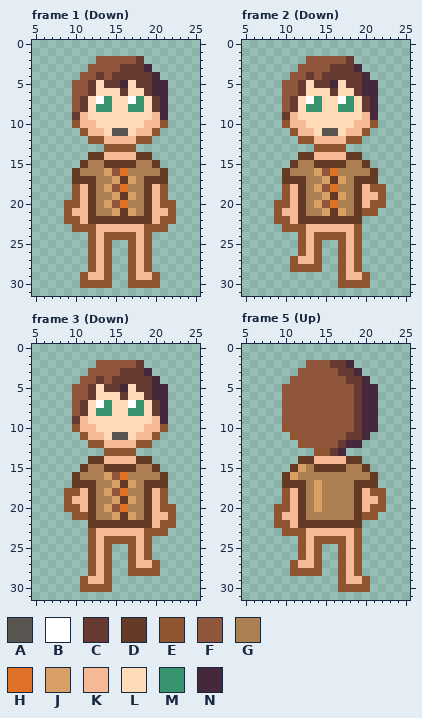
Edited in one commit: pixel-art file (external/Human.ase). The picture above is the old version.
32x32 pixels, 12 frames. Shown: frame 1 (Down): x 5..25, y 0..31; frame 2 (Down): x 5..25, y 0..31; frame 3 (Down): x 5..25, y 0..31; frame 5 (Up): x 5..25, y 0..31. The commit also changed other frames, which this record leaves out.
Visible layers, top first: "ClothTopA", "Hair", "Body".
Palette (. is transparent): A #595652  B #ffffff  C #663931  D #653a25  E #8f5531  F #8f563b  G #ab7f51  H #df7126  J #d9a066  K #f5ba95  L #ffdbb8  M #37946e  N #45283c
Pixels before, frame 1 (Down), first column x 9:
 2 ....FFFFFC....
 3 ...FFFFCCCN...
 4 ..FFCFCCCCCN..
 5 .FFCLCCNLCCNN.
 6 .FFCLLLCLLCNN.
 7 .FCLBMLLBMLCN.
 8 .FCLMMLLMMLCN.
 9 .CKLLLLLLLLKN.
10 .EKKLLLLLLKKE.
11 ..EKKLAALKKE..
12 ...EEKKKKEE...
13 .....EEEE.....
14 ...DDKKKKDD...
15 ..DGGDDDDGGD..
16 .DGGGJFHGGGGD.
17 .DDDGGJDJGDDD.
18 .EKDGJFHGGDKE.
19 .EKDGGJDJGDKE.
20 EEKDGJFHGGDKEE
21 EKKDGGJDJGDKKE
22 EEKDDDDDDDDKEE
23 .EEEKKKKKKEEE.
24 ...EKEEEEKE...
25 ...EKE..EKE...
26 ...EKE..EKE...
27 ...EKE..EKE...
28 ...EKE..EKE...
29 ..EKKE..EKKE..
30 ..EEEE..EEEE..
Pixels before, frame 2 (Down), first column x 9:
 2 ....FFFFFC....
 3 ...FFFFCCCN...
 4 ..FFCFCCCCCN..
 5 .FFCLCCNLCCNN.
 6 .FFCLLLCLLCNN.
 7 .FCLBMLLBMLCN.
 8 .FCLMMLLMMLCN.
 9 .CKLLLLLLLLKN.
10 .EKKLLLLLLKKE.
11 ..EKKLAALKKE..
12 ...EEKKKKEE...
13 .....EEEE.....
14 ...DDKKKKDD...
15 ..DGGDDDDGGD..
16 .DGGGJFHGGGGD.
17 .DDDGGJDJGDDD.
18 .EKDGJFHGGDKEE
19 .EKDGGJDJGDKKE
20 EEKDGJFHGGDKEE
21 EKKDGGJDJGDEE.
22 EEKDDDDDDDD...
23 .EEEKKKKKKE...
24 ...EKEEEEKE...
25 ...EKE..EKE...
26 ...EKE..EKE...
27 ..EKKE..EKE...
28 ..EEEE..EKE...
29 ........EKKE..
30 ........EEEE..
Pixels before, frame 3 (Down), first column x 9:
 2 ....FFFFFC....
 3 ...FFFFCCCN...
 4 ..FFCFCCCCCN..
 5 .FFCLCCNLCCNN.
 6 .FFCLLLCLLCNN.
 7 .FCLBMLLBMLCN.
 8 .FCLMMLLMMLCN.
 9 .CKLLLLLLLLKN.
10 .EKKLLLLLLKKE.
11 ..EKKLAALKKE..
12 ...EEKKKKEE...
13 .....EEEE.....
14 ...DDKKKKDD...
15 ..DGGDDDDGGD..
16 .DGGGJFHGGGGD.
17 .DDDGGJDJGDDD.
18 EEKDGJFHGGDKE.
19 EKKDGGJDJGDKE.
20 EEKDGJFHGGDKEE
21 .EEDGGJDJGDKKE
22 ...DDDDDDDDKEE
23 ...EKKKKKKEEE.
24 ...EKEEEEKE...
25 ...EKE..EKE...
26 ...EKE..EKE...
27 ...EKE..EKKE..
28 ...EKE..EEEE..
29 ..EKKE........
30 ..EEEE........
Pixels before, frame 5 (Up), first column x 9:
 2 ....FFFCCN....
 3 ...FFFFFCCN...
 4 ..FFFFFFFCCN..
 5 .FFFFFFFFFCNN.
 6 .FFFFFFFFFCNN.
 7 .FFFFFFFFFCNN.
 8 .FFFFFFFFFCNN.
 9 .FFFFFFFFFCNN.
10 .EFFFFFFFFCNN.
11 ..EFFFFFFCCN..
12 ...EFFFFCNN...
13 .....EECN.....
14 ...DDKKKKDD...
15 ..DJGDDDDGGD..
16 .DJGGGGGGGGGD.
17 .DDDGJGGGGDDD.
18 .EKDGJGGGGDKEE
19 .EKDGJGGGGDKKE
20 EEKDGJGGGGDKEE
21 EKKDGGGGGGDEE.
22 EEKDDDDDDDD...
23 .EEEKKKKKKE...
24 ...EKEEEEKE...
25 ...EKE..EKE...
26 ...EKE..EKE...
27 ..EKKE..EKE...
28 ..EEEE..EKE...
29 ........EKKE..
30 ........EEEE..
And afterwards:
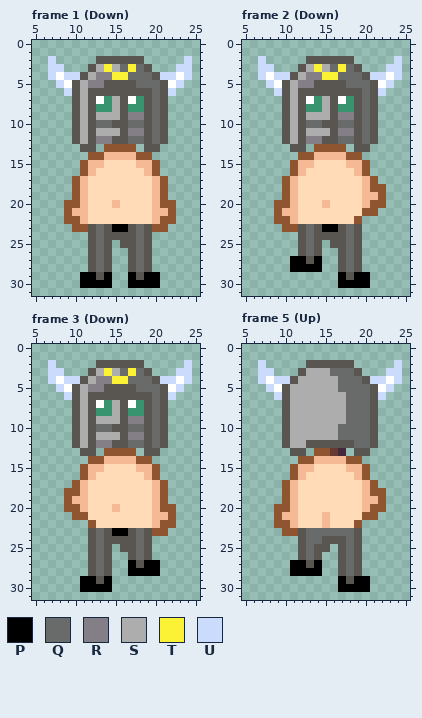
Colours new in this view: P #000000  Q #696a6a  R #847e87  S #adadad  T #fbf236  U #cbdbfc
Difference:
layer "ClothTopA" now hidden
layer "ClothBottomB" now shown
layer "HelmetA" now shown
Changed rows in their new state; - is an unchanged pixel.
Frame 1 (Down):
first column x 7:
 2 U-----AAAAAA-----U
 3 UU---ASTSQTQA---UU
 4 UBUUASRRTTQQQAUUBU
 5 -UBASRRAAAAQQQABU-
 6 --UASAAAAAAAAQAU--
 7 ---ASA--SA--AQA---
 8 ---ASA--SA--AQA---
 9 ---ASASSSARRAQA---
10 ---ASAQQAAQQAQA---
11 ---ASASSS-RRAQA---
12 ---ASARRAAQQAQA---
13 ----AA------AA----
14 -----EE----EE-----
15 ----EKKLLLLKKE----
16 ---.EKLLLLLLKE.---
17 ---EKLLLLLLLLKE---
18 -----LLLLLLLL-----
19 -----LLLLLLLL-----
20 -----LLLKLLLL-----
21 -----LLLLLLLL-----
22 -----LLLLLLLL-----
23 -----AQAPPAQA-----
24 -----AQAAAAQA-----
25 -----AQA-AAQA-----
26 -----AQA--AQA-----
27 -----AQA--AQA-----
28 -----AQA--AQA-----
29 ----PPAP--PAPP----
30 ----PPPP--PPPP----
Frame 2 (Down):
first column x 7:
 2 U-----AAAAAA-----U
 3 UU---ASTSQTQA---UU
 4 UBUUASRRTTQQQAUUBU
 5 -UBASRRAAAAQQQABU-
 6 --UASAAAAAAAAQAU--
 7 ---ASA--SA--AQA---
 8 ---ASA--SA--AQA---
 9 ---ASASSSARRAQA---
10 ---ASAQQAAQQAQA---
11 ---ASASSS-RRAQA---
12 ---ASARRAAQQAQA---
13 ----AA------AA----
14 -----EE----EE-----
15 ----EKKLLLLKKE----
16 ---.EKLLLLLLKE.---
17 ---EKLLLLLLLLKE---
18 -----LLLLLLLL-----
19 -----LLLLLLLL-----
20 -----LLLKLLLL-----
21 -----LLLLLLLL-----
22 -----LLLLLLLE-----
23 -----AQAPPAQA-----
24 -----AQAAAAQA-----
25 -----AQA-AAQA-----
26 -----AQA--AQA-----
27 ----PPAP--AQA-----
28 ----PPPP--AQA-----
29 ----------PAPP----
30 ----------PPPP----
Frame 3 (Down):
first column x 7:
 2 U-----AAAAAA-----U
 3 UU---ASTSQTQA---UU
 4 UBUUASRRTTQQQAUUBU
 5 -UBASRRAAAAQQQABU-
 6 --UASAAAAAAAAQAU--
 7 ---ASA--SA--AQA---
 8 ---ASA--SA--AQA---
 9 ---ASASSSARRAQA---
10 ---ASAQQAAQQAQA---
11 ---ASASSS-RRAQA---
12 ---ASARRAAQQAQA---
13 ----AA------AA----
14 -----EE----EE-----
15 ----EKKLLLLKKE----
16 ---.EKLLLLLLKE.---
17 ---EKLLLLLLLLKE---
18 -----LLLLLLLL-----
19 -----LLLLLLLL-----
20 -----LLLKLLLL-----
21 -----LLLLLLLL-----
22 -----ELLLLLLL-----
23 -----AQAPPAQA-----
24 -----AQAAAAQA-----
25 -----AQA-AAQA-----
26 -----AQA--AQA-----
27 -----AQA--PAPP----
28 -----AQA--PPPP----
29 ----PPAP----------
30 ----PPPP----------
Frame 5 (Up):
first column x 7:
 2 U-----AAAAAA-----U
 3 UU---ASSSQQQA---UU
 4 UBUUASSSSSQQQAUUBU
 5 -UBASSSSSSQQQQABU-
 6 --UASSSSSSSQQQAU--
 7 ---ASSSSSSSQQQA---
 8 ---ASSSSSSSQQQA---
 9 ---ASSSSSSSQQQA---
10 ---ASSSSSSQQQQA---
11 ---ASSSSSSQQQQA---
12 ---ASSAAAAAAQQA---
13 ----AA------AA----
14 -----EE----EE-----
15 ----EKKLLLLKKE----
16 ---.EKLLLLLLKE.---
17 ---EKLLLLLLLLKE---
18 -----LLLLLLLL-----
19 -----LLLLLLLL-----
20 -----LLLLLLLL-----
21 -----LLLKLLLL-----
22 -----LLLKLLLE-----
23 -----AQQQQQQA-----
24 -----AQQAAAQA-----
25 -----AQAA-AQA-----
26 -----AQA--AQA-----
27 ----PPAP--AQA-----
28 ----PPPP--AQA-----
29 ----------PAPP----
30 ----------PPPP----
